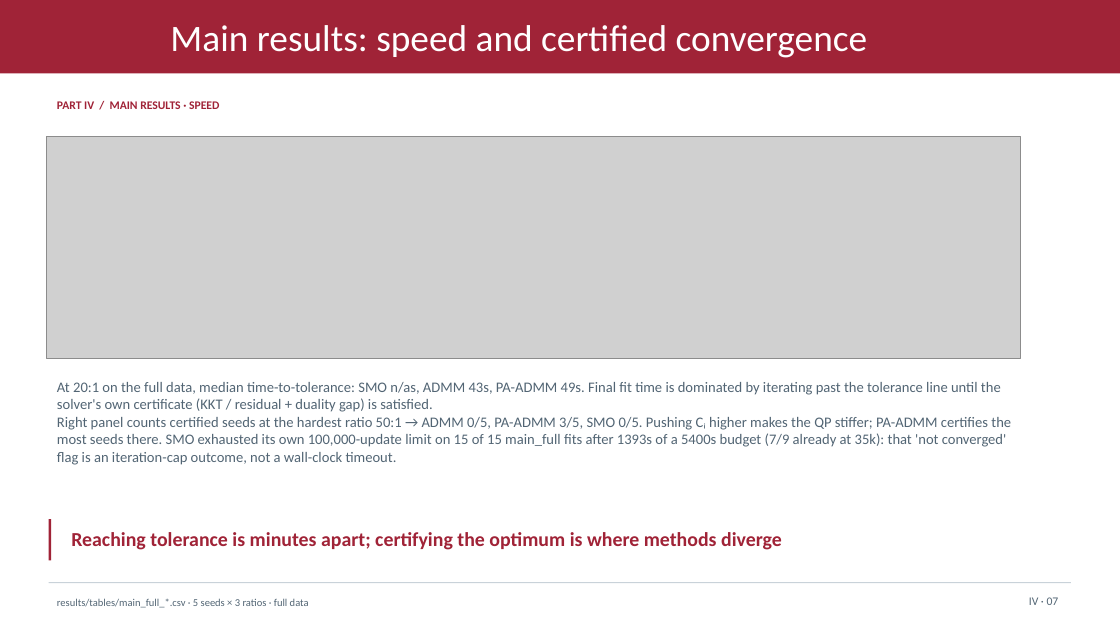
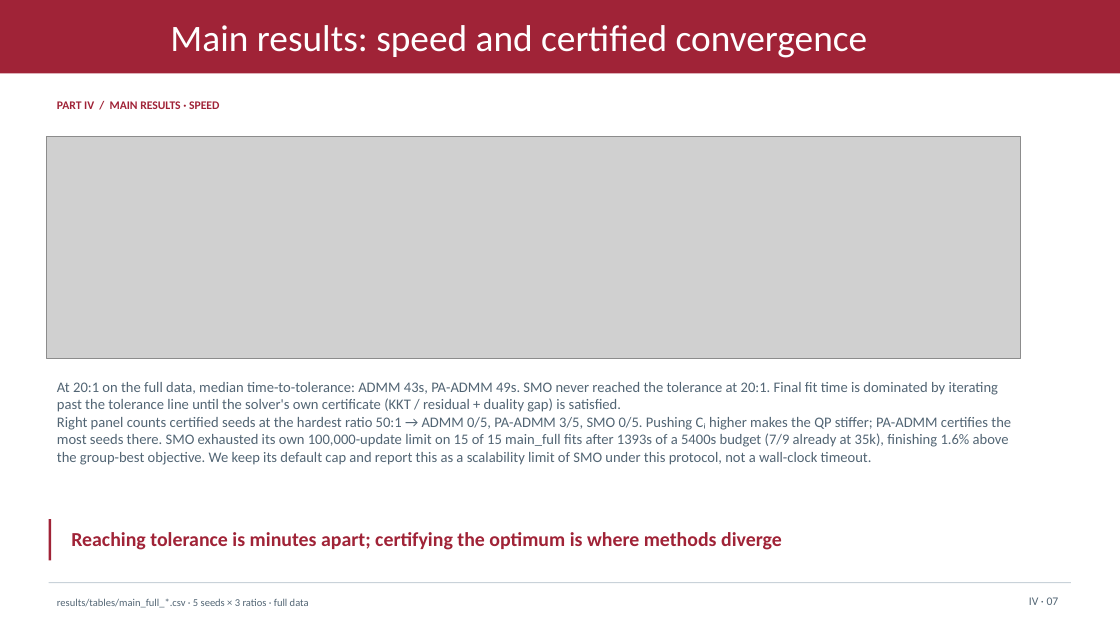
Before and after one commit to xiaoxiaoxiaotao/PolyU-COMP6704-Group4, a slide deck: slide 26 of slides/COMP6704_Group4_PART_IV.pptx. Drawn at 1120x630 pixels with LibreOffice and Linux fonts; fonts in the diff are those of the drawing; grey boxes stand for pictures; background and template pictures are left out. Boxes give left, top, right and bottom in pixels: in the first picture for what was removed or moved away, otherwise in the second. Text is boxed around its words. In the diff, an @@ line names an element or a change of style, - is before the commit and + after.

Commit message:
results: publish the complete three-solver main ladder and final PART IV slides
main_full finished with 45/45 fits (SMO, ADMM, PA-ADMM), correctness was rerun
under the aligned adaptive-rho configuration so all three solvers now certify on
the same 7,000-row QP (spread 7.7e-5), and the tables, report figures, deck and
generated summary are rebuilt from that state.

Per the protocol decision, SMO keeps its default 100,000-update cap: it exhausts
the cap in 15/15 full-data fits ~1.6% above the group-best objective, which the
slides and EXPERIMENTS.md report as a scalability limit rather than a timeout.

```diff
--- a/slides/COMP6704_Group4_PART_IV.pptx
+++ b/slides/COMP6704_Group4_PART_IV.pptx
@@ text at (57, 382, 1011, 465): text changed @@
-At 20:1 on the full data, median time-to-tolerance: SMO n/as, ADMM 43s, PA-ADMM 49s. Final fit time is dominated by iterating past the tolerance line until the solver's own certificate (KKT / residual + duality gap) is satisfied.
-Right panel counts certified seeds at the hardest ratio 50:1 → ADMM 0/5, PA-ADMM 3/5, SMO 0/5. Pushing Cᵢ higher makes the QP stiffer; PA-ADMM certifies the most seeds there. SMO exhausted its own 100,000-update limit on 15 of 15 main_full fits after 1393s of a 5400s budget (7/9 already at 35k): that 'not converged' flag is an iteration-cap outcome, not a wall-clock timeout.
+At 20:1 on the full data, median time-to-tolerance: ADMM 43s, PA-ADMM 49s. SMO never reached the tolerance at 20:1. Final fit time is dominated by iterating past the tolerance line until the solver's own certificate (KKT / residual + duality gap) is satisfied.
+Right panel counts certified seeds at the hardest ratio 50:1 → ADMM 0/5, PA-ADMM 3/5, SMO 0/5. Pushing Cᵢ higher makes the QP stiffer; PA-ADMM certifies the most seeds there. SMO exhausted its own 100,000-update limit on 15 of 15 main_full fits after 1393s of a 5400s budget (7/9 already at 35k), finishing 1.6% above the group-best objective. We keep its default cap and report this as a scalability limit of SMO under this protocol, not a wall-clock timeout.
```
Also in this commit, not shown: 1 other slide changed, 3 other files.
